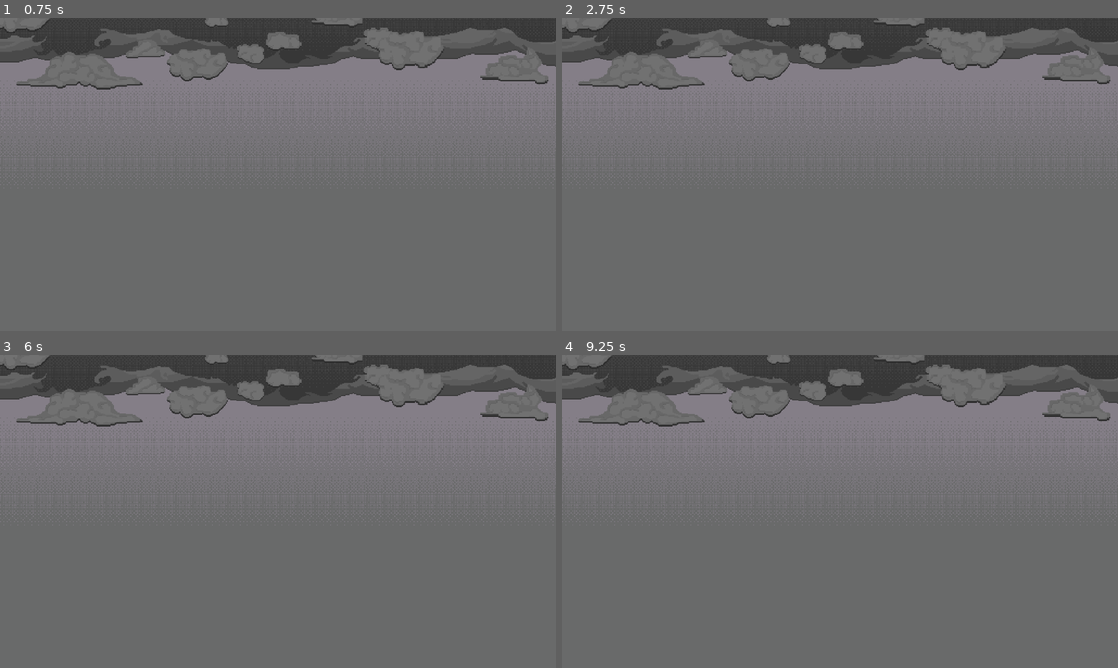
Above: before the commit, frames 1-4 (two rows, left to right).
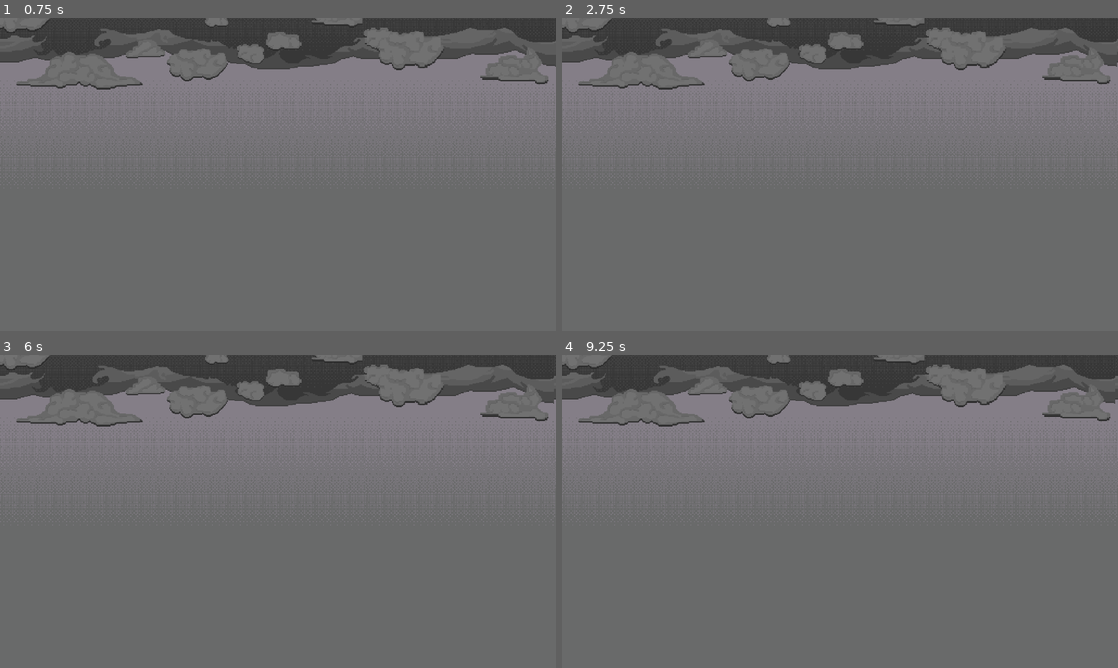
Above: after the commit, the same moments.

Repository: lestercantor/gwj-74---haunted
Game: Godot game, scene res://Art Assets/Art Scenes/MainMenuBackground.tscn
Same seed, same stepped clock (60 frames per second), same inputs: the game is played once before the commit and once after it.
Inputs:
- Up to frame 1 (0.75 s): tap Enter at 0.5 s
- Up to frame 2 (2.75 s): tap Space at 1.25 s; tap Enter at 2 s
- Up to frame 3 (6 s): tap Space at 3.5, 5 s; tap Enter at 4.25 s
- Up to frame 4 (9.25 s): no input

Frame 1 is identical in both runs. In frame 2, 0.1% of the frame differs, in the area x 1-100%, y 3-17%; in frame 3, 0.2%; in frame 4, 0.3%, in the area x 0-100%, y 3-17%.
Error before the commit: Parse Error: Unexpected "Identifier" in class body. (res://Art)

Commit message:
Update CloudMovement.gd

Diff:
--- a/Art Assets/ArtScripts/CloudMovement.gd
+++ b/Art Assets/ArtScripts/CloudMovement.gd
@@ -1,7 +1,7 @@
 extends ParallaxLayer
 
 
-export(float) var CloudSpeed = -15
+@export var CloudSpeed: float = -0.01
 
 
 
